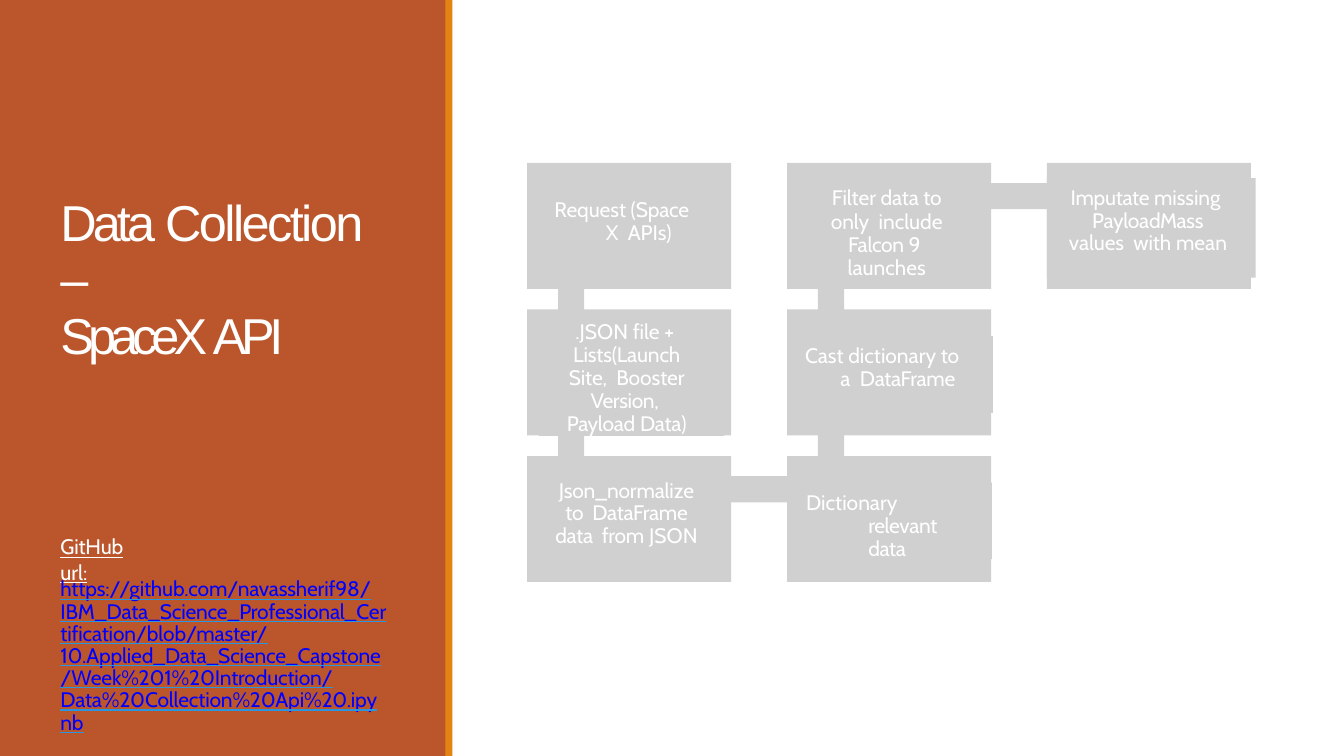
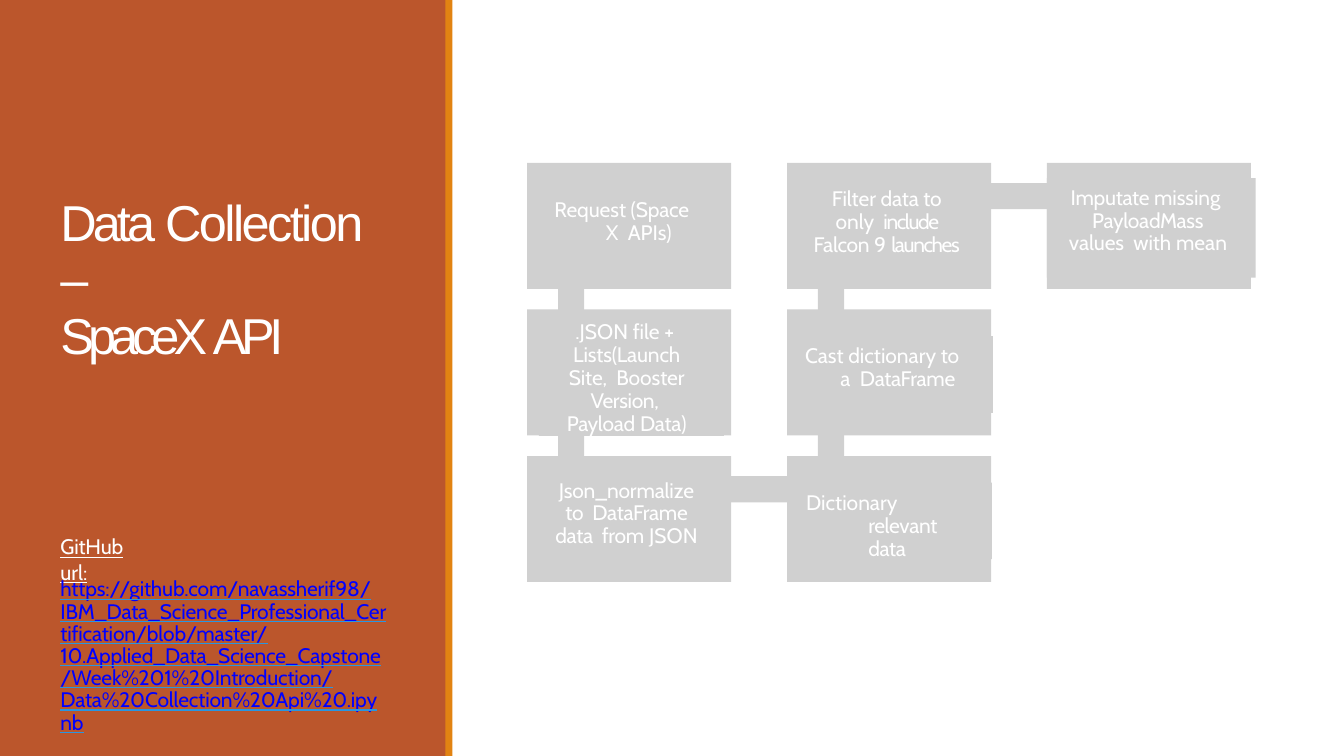
Before and after one commit to aimlresearcher/IBM-Data-Science-Professional-Certificate, a slide deck: slide 8 of COURSE 10 - Applied Data Science Capstone/Week 5 Present Your Data-Driven Insights/Data Science Journey.pptx. Drawn at 1344x756 pixels with LibreOffice and Linux fonts; fonts in the diff are those of the drawing; grey boxes stand for pictures. Boxes give left, top, right and bottom in pixels: in the first picture for what was removed or moved away, otherwise in the second. Text is boxed around its words. In the diff, an @@ line names an element or a change of style, - is before the commit and + after.

Commit message:
IBM Data Science

```diff
--- a/COURSE 10 - Applied Data Science Capstone/Week 5 Present Your Data-Driven Insights/Data Science Journey.pptx
+++ b/COURSE 10 - Applied Data Science Capstone/Week 5 Present Your Data-Driven Insights/Data Science Journey.pptx
@@ title "Filter data to only include ..." at (x1=814, y1=191, x2=959, y2=252): letter spacing 0 to -1 pt in "include 9 launches"; vertical alignment top to middle @@
```
Also in this commit, not shown: 45 other slides changed, 1 other file.
